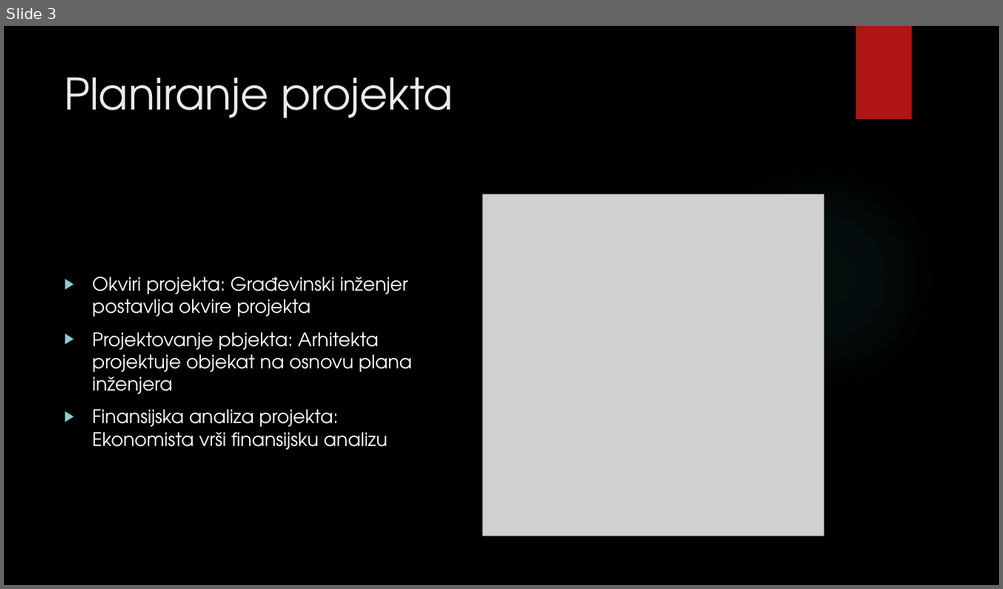
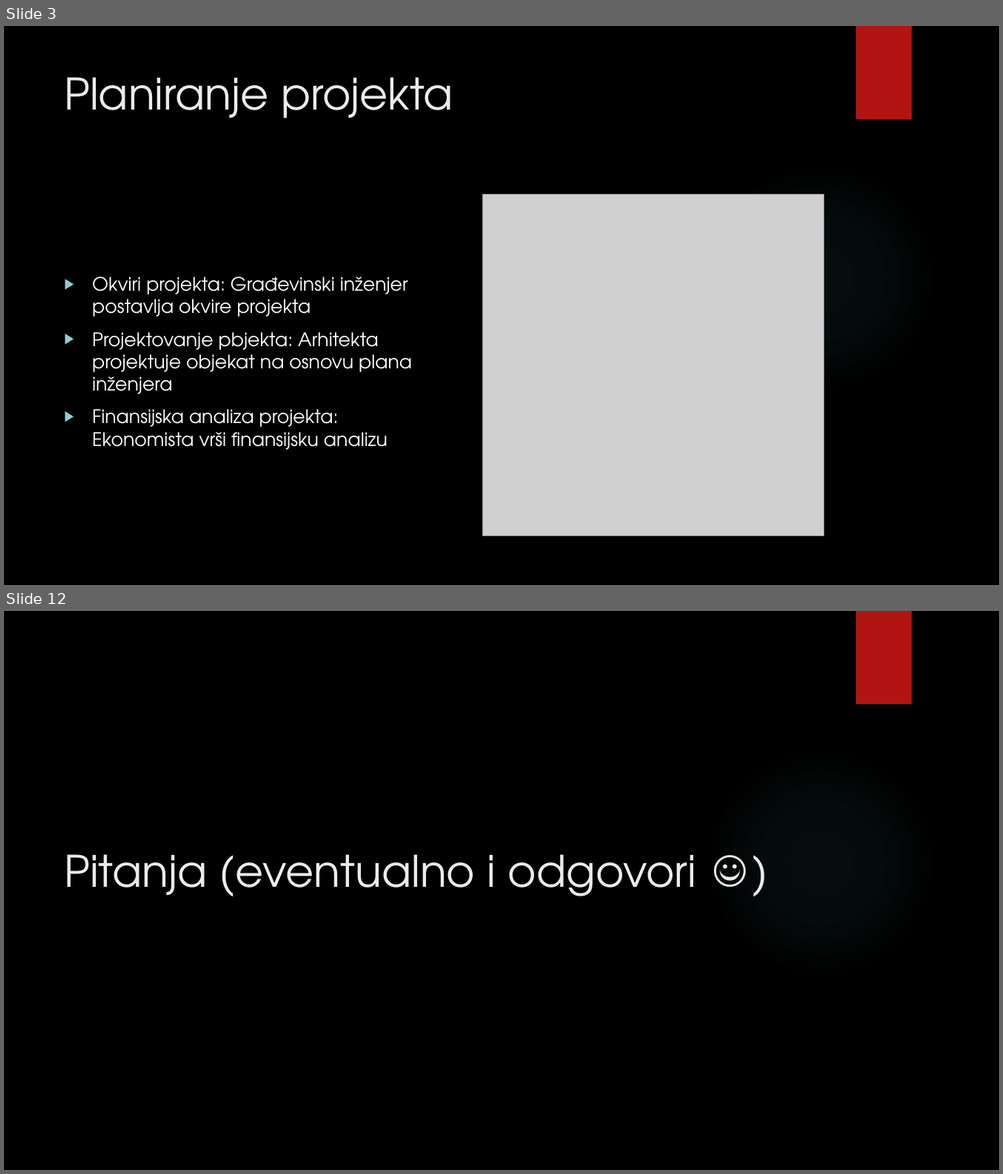
Before and after one commit to MATFPodmladak/ISGradjevinskeFirme, a slide deck: Prezentacija.pptx. Shown one above the other, each under a label of ours: slide 3 before the commit, slides 3 and 12 after it; the slides between them are not shown. The pictures are 1003x589 and 1003x1174 pixels, drawn with LibreOffice and Linux fonts; fonts in the diff are those of the drawing; grey boxes stand for pictures; background and template pictures are left out. Boxes give left, top, right and bottom in pixels: in the first picture for what was removed or moved away, otherwise in the second. Text is boxed around its words. In the diff, an @@ line names an element or a change of style, - is before the commit and + after.

```diff
--- a/Prezentacija.pptx
+++ b/Prezentacija.pptx
@@ slide 12 added at bbox=[4, 611, 999, 1170], background picture (left out); not listed: 2 template elements that a slide beside it also shows @@
@@ title added at bbox=[64, 854, 697, 897], 42 pt, text #EBEBEB @@
+Pitanja (eventualno i odgovori ☺)
```
Also in this commit, not shown: 1 slide changed, 9 other slides added, 1 slide removed, 2 other files.
